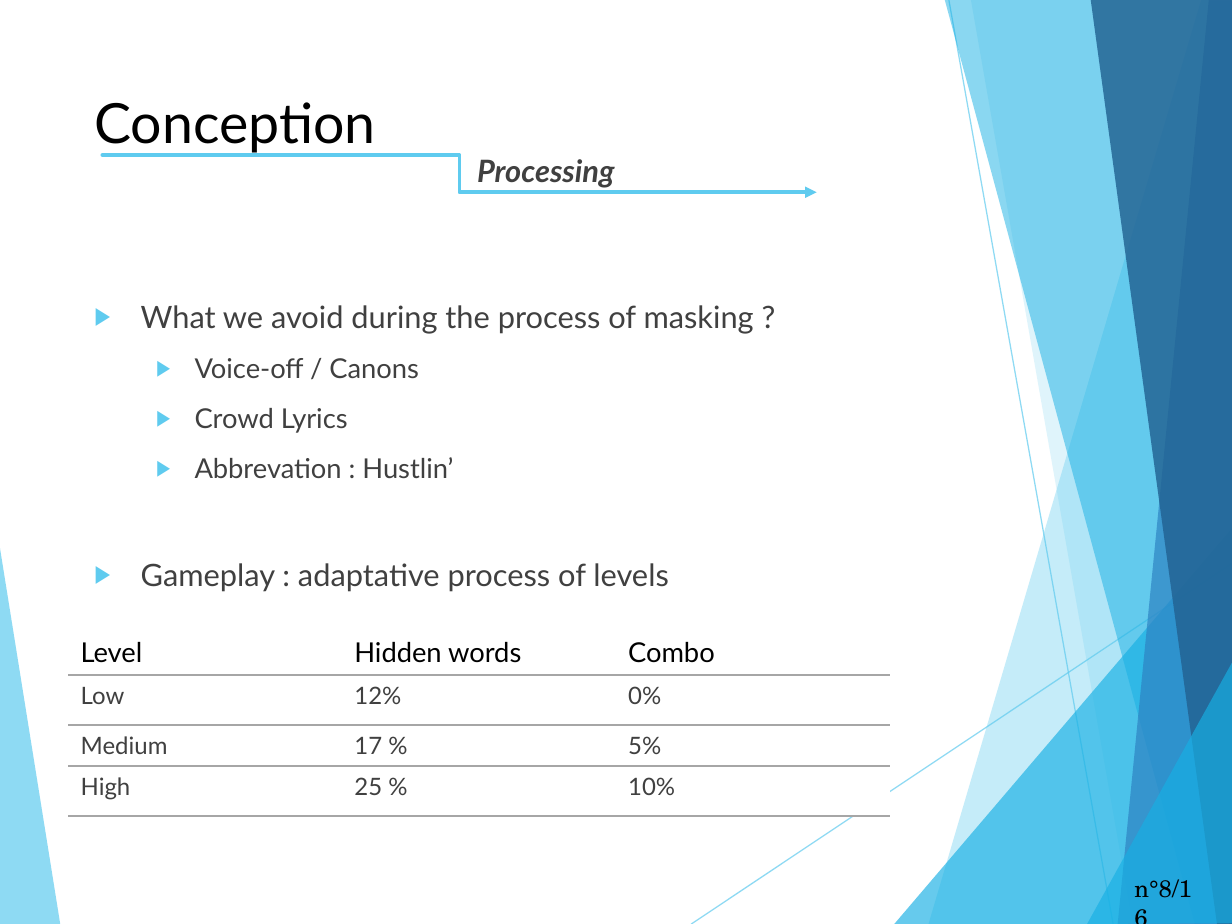
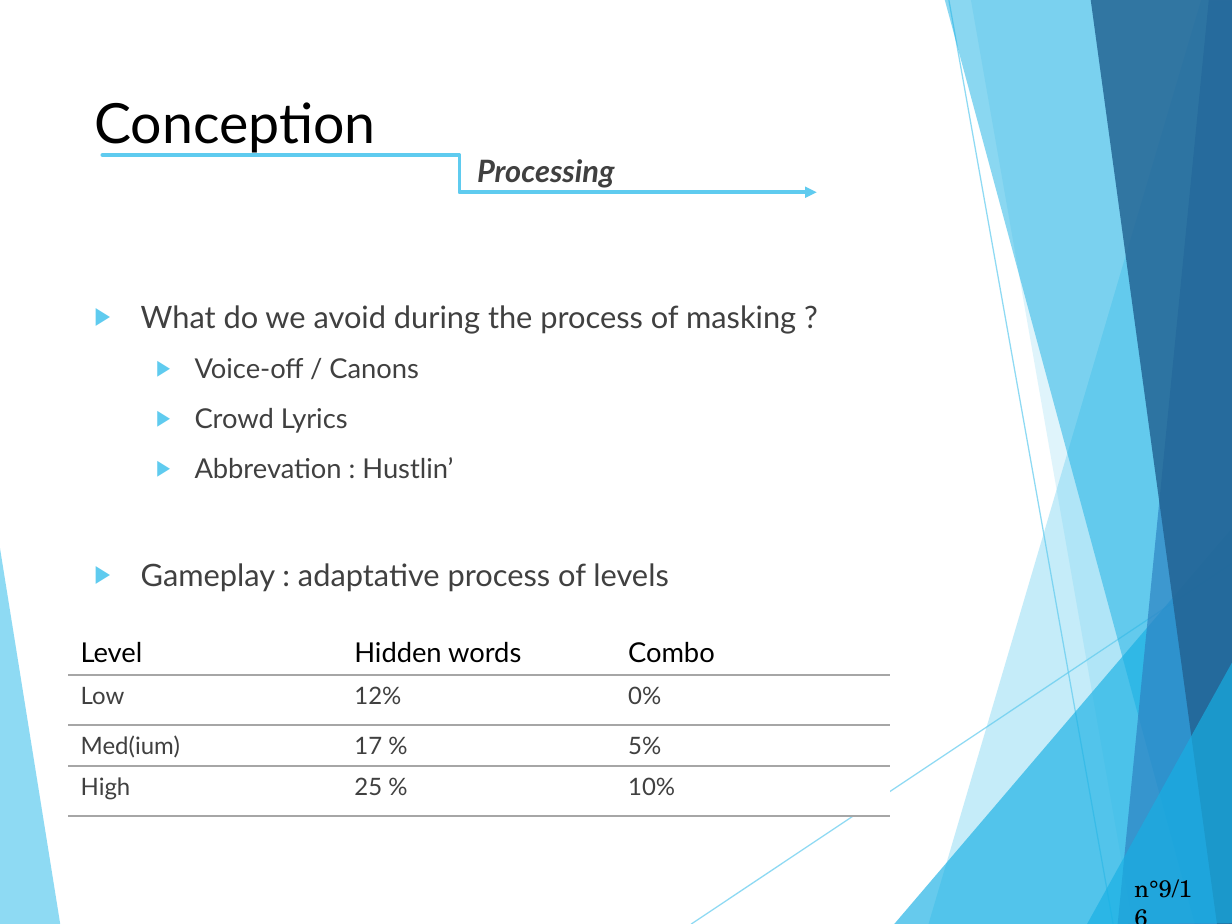
Before and after one commit to Terrasse/Dontforgetthelyrics, a slide deck: slide 9 of English_project.pptx (slide 8 before the commit). Drawn at 1232x924 pixels with LibreOffice and Linux fonts; fonts in the diff are those of the drawing. Boxes give left, top, right and bottom in pixels: in the first picture for what was removed or moved away, otherwise in the second. Text is boxed around its words. In the diff, an @@ line names an element or a change of style, - is before the commit and + after.

```diff
--- a/English_project.pptx
+++ b/English_project.pptx
@@ text at (x1=141, y1=305, x2=796, y2=334): text changed @@
-▶ What we avoid during the process of masking ?
+▶ What do we avoid during the process of masking ?
@@ table at (x1=68, y1=630, x2=888, y2=816) @@
-row 3, column 1: Medium
+row 3, column 1: Med(ium)
@@ page number at (x1=1134, y1=879, x2=1192, y2=898): text changed @@
-n°8/16
+n°9/16
```
Also in this commit, not shown: 9 other slides changed, 1 slide added, 7 other files.
